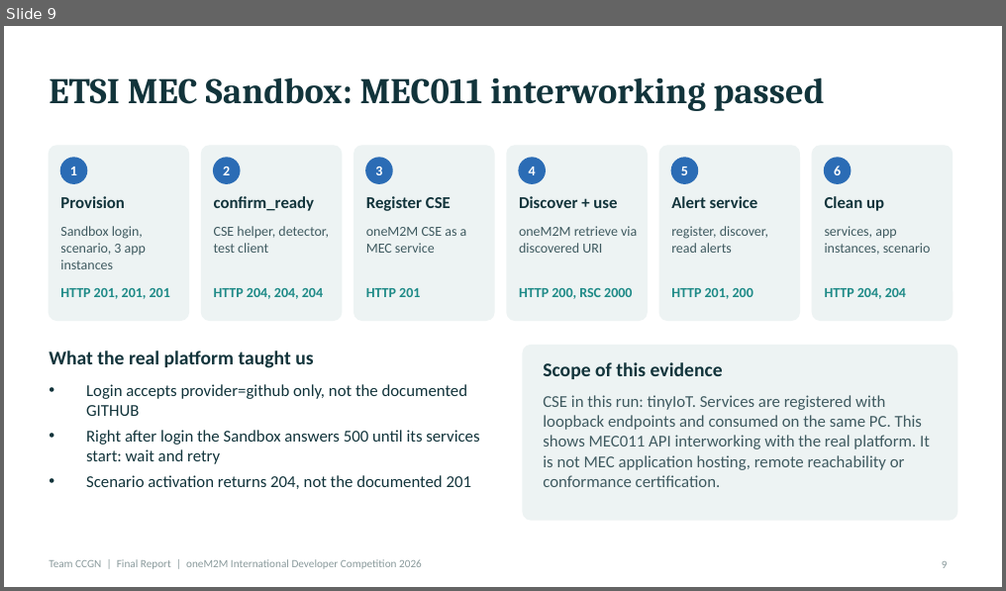
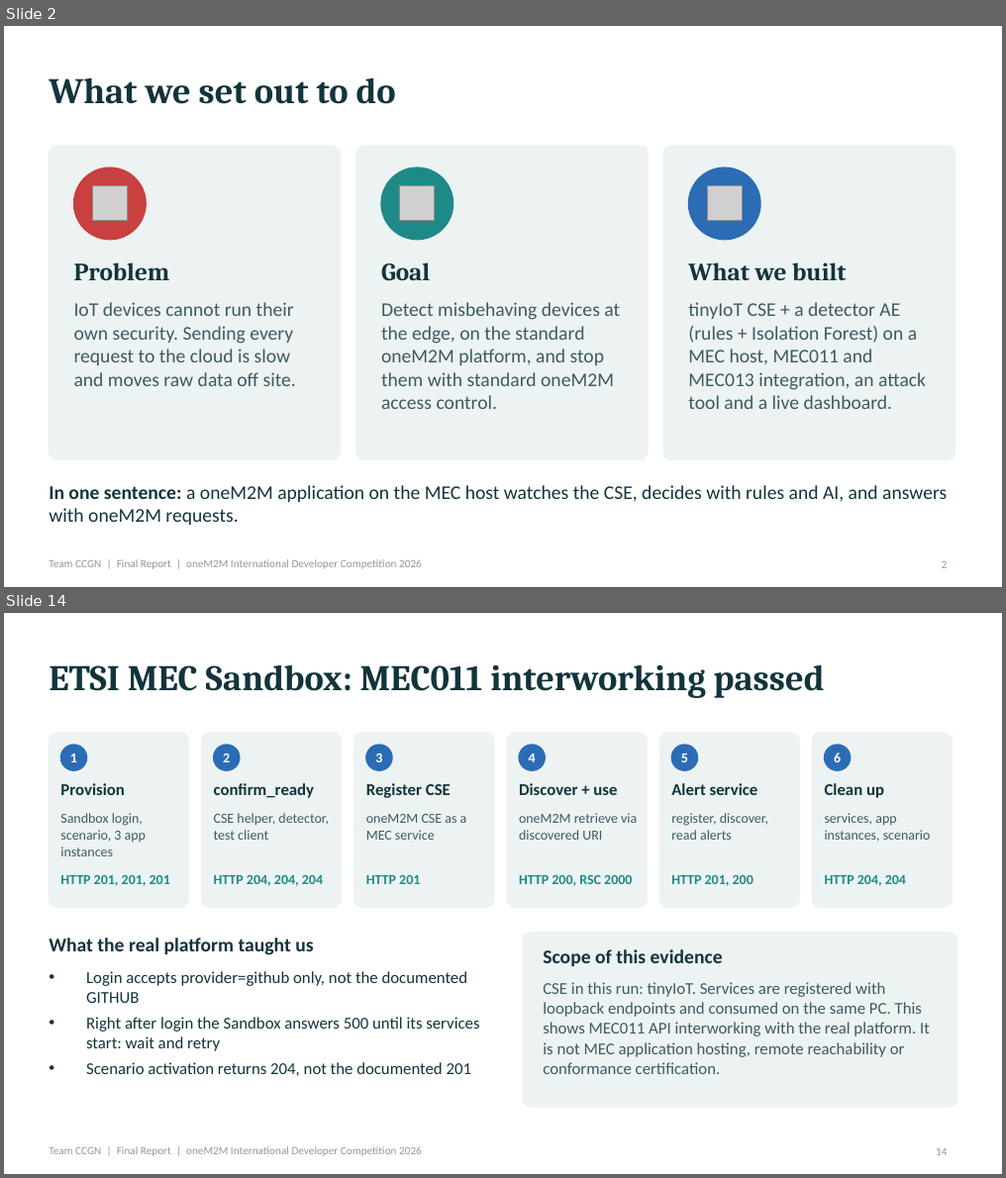
Before and after one commit to easycode42/ccgn-edge-iot-security, a slide deck: deliverables/CCGN_Final_Report.pptx. Shown one above the other, each under a label of ours: slide 9 before the commit, slides 2 and 14 after it; the slides between them are not shown. The pictures are 1006x591 and 1006x1178 pixels, drawn with LibreOffice and Linux fonts; fonts in the diff are those of the drawing; grey boxes stand for pictures. Boxes give left, top, right and bottom in pixels: in the first picture for what was removed or moved away, otherwise in the second. Text is boxed around its words. In the diff, an @@ line names an element or a change of style, - is before the commit and + after.

```diff
--- a/deliverables/CCGN_Final_Report.pptx
+++ b/deliverables/CCGN_Final_Report.pptx
@@ slide 2 added at (4, 26, 1002, 587), background #FFFFFF; not listed: 1 template element that a slide beside it also shows @@
@@ title added at (49, 77, 396, 104), 26 pt, text #12343B, bold @@
+What we set out to do
@@ rounded rectangle added at (49, 146, 341, 460), fill #EDF3F3, outline #EDF3F3 1 pt @@
@@ ellipse added at (74, 168, 146, 240), fill #C8403F, outline #C8403F 1 pt @@
@@ rounded rectangle added at (356, 146, 648, 460), fill #EDF3F3, outline #EDF3F3 1 pt @@
@@ ellipse added at (381, 168, 453, 240), fill #1E8A87, outline #1E8A87 1 pt @@
@@ rounded rectangle added at (663, 146, 955, 460), fill #EDF3F3, outline #EDF3F3 1 pt @@
@@ ellipse added at (688, 168, 760, 240), fill #2B6CB5, outline #2B6CB5 1 pt @@
@@ picture added at (93, 186, 128, 222) @@
@@ picture added at (400, 186, 435, 222) @@
@@ picture added at (708, 186, 743, 222) @@
@@ text added at (74, 263, 170, 280), 18 pt, text #12343B, bold @@
+Problem
@@ text added at (381, 263, 430, 281), 18 pt, text #12343B, bold @@
+Goal
@@ text added at (688, 263, 846, 280), 18 pt, text #12343B, bold @@
+What we built
@@ text added at (74, 302, 296, 386), 14 pt, text #3F5A60 @@
+IoT devices cannot run their own security. Sending every request to the cloud is slow and moves raw data off site.
@@ text added at (381, 302, 620, 409), 14 pt, text #3F5A60 @@
+Detect misbehaving devices at the edge, on the standard oneM2M platform, and stop them with standard oneM2M access control.
@@ text added at (688, 302, 926, 409), 14 pt, text #3F5A60 @@
+tinyIoT CSE + a detector AE (rules + Isolation Forest) on a MEC host, MEC011 and MEC013 integration, an attack tool and a live dashboard.
@@ text added at (49, 485, 946, 525), 14 pt, text #12343B @@
+In one sentence: a oneM2M application on the MEC host watches the CSE, decides with rules and AI, and answers with oneM2M requests.
@@ page number added at (942, 562, 947, 569), 8 pt, text #8A9A9C @@
+2
@@ what was slide 9 is now slide 14 @@
@@ page number at (936, 1149, 946, 1156): text changed @@
-9
+14
```
Also in this commit, not shown: 5 slides changed, 9 other slides added, 5 slides removed, 44 other files.
